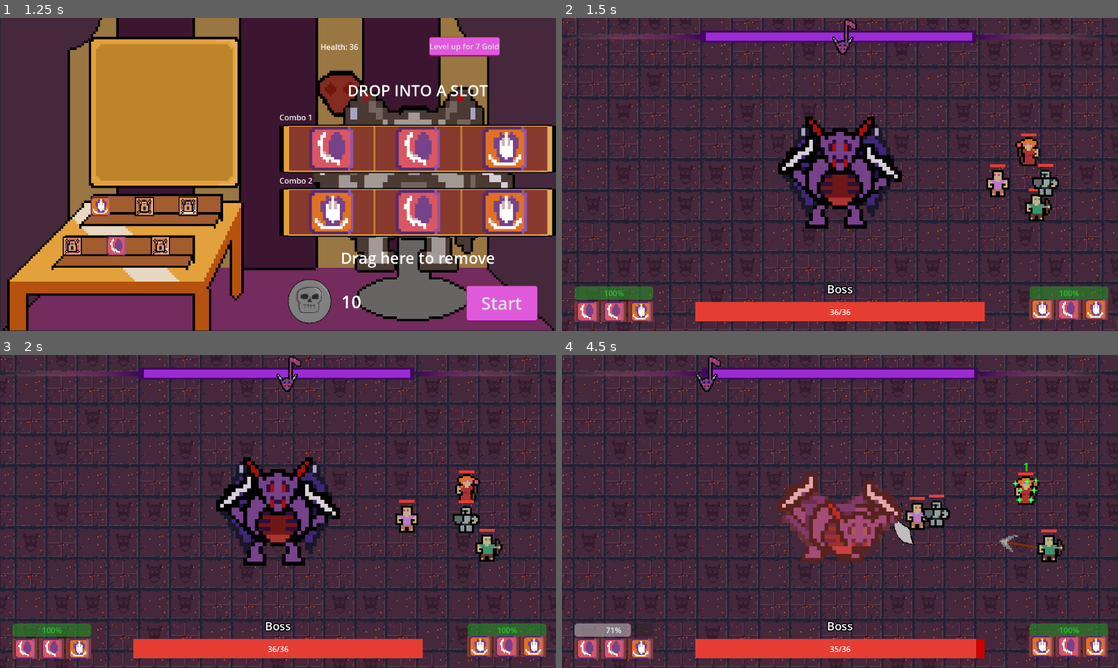
Above: before the commit, frames 1-4 (two rows, left to right).
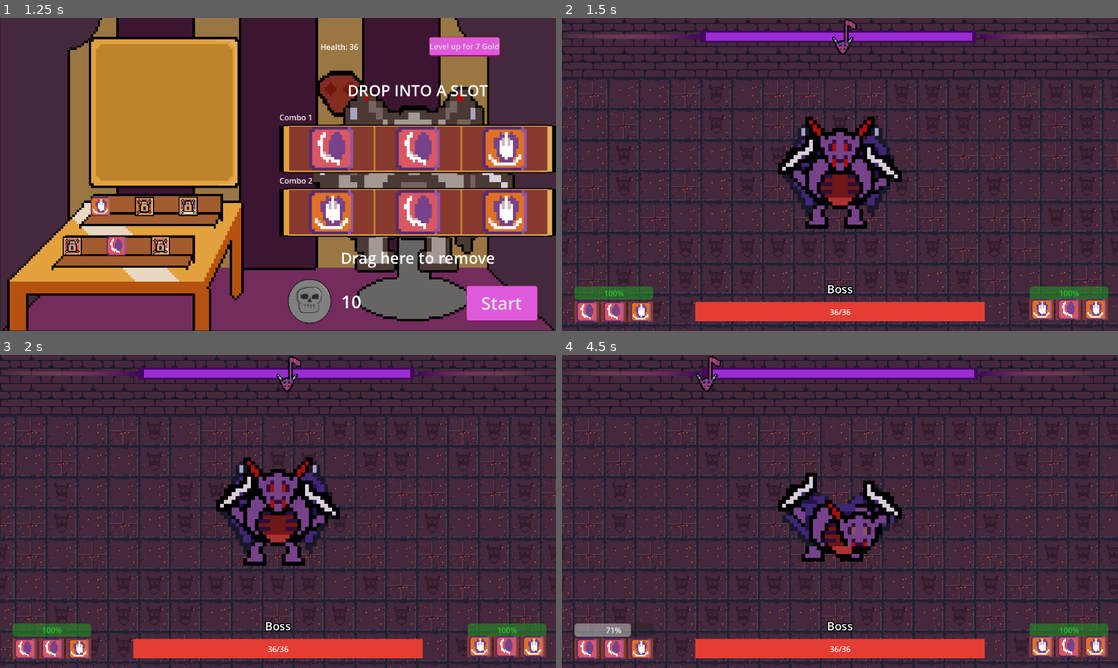
Above: after the commit, the same moments.

Repository: DevFTB/GMTK2023
Game: Godot game, scene res://menu.tscn
Two runs of this game, one before a commit and one after it. Both use one fixed random seed, a clock stepped at 60 frames per second and the inputs below.
Inputs (mouse positions are in pixels of both pictures, inside the frame that each line leads up to):
- Up to frame 1 (1.25 s): click "Play" at 0.5 s
- Up to frame 2 (1.5 s): click "Start" at 1.25 s
- Up to frame 3 (2 s): no input
- Up to frame 4 (4.5 s): tap Enter at 2 s; move the mouse to (962, 495) at 2.02 s; hold D (move_right) 2.03-2.75 s; hold Q (activate_combo_1) 2.03-2.75 s; click (962, 495) at 2.17 s; drag from (728, 527) to (812, 574) at 2.77 s; move the mouse to (895, 442) at 3.52 s; press the mouse at (895, 442) at 3.53 s; hold D (move_right) 3.53-4.25 s; release the mouse at (895, 442) at 4.25 s; drag from (812, 574) to (673, 464) at 4.27 s

Frame 1 is identical in both runs. In frame 2, 21% of the frame differs, in the area x 0-100%, y 0-100%; in frame 3, 21%; in frame 4, 26%.

Commit message:
Fix major spawning bug

Diff:
--- a/Game.gd
+++ b/Game.gd
@@ -23,7 +23,7 @@
 	$GameOverlay.visible = true
 
 
-	$Boss.global_position = Vector2(400, 400)
+	$Boss.global_position = Vector2(400, 100)
 	$Boss.reset()
 
 	$PlayerController.reset(level)
--- a/entities/players/PlayerController.gd
+++ b/entities/players/PlayerController.gd
@@ -273,15 +273,15 @@
 
 # this is totally not way too convoluted to spawn them all in a circle
 func get_spawn_loc(group_spawn_loc, n):
-	var total = 0
+	var total = 4
 	var num = 4
 	var spawn_level = 1
-	while n <= total:
+	while n > total:
+		num *= 2
 		total += num
-		num *= 2
 		spawn_level += 1
 
-	return group_spawn_loc + 20 * spawn_level * Vector2.from_angle((n - total) * 2 * PI / num)
+	return group_spawn_loc + 20 * spawn_level * Vector2.from_angle((n - (total-num)) * 2 * PI / num)
 
 func create_player(player_class, level):
 	var player_scene = class_scenes[player_class]
@@ -316,7 +316,7 @@
 
 
 func get_random_spot_on_world():
-	return Vector2(rng.randf_range(200, 600), rng.randf_range(200, 600))
+	return Vector2(rng.randf_range(200, 600), rng.randf_range(400, 600))
 
 
 func reset(n):
